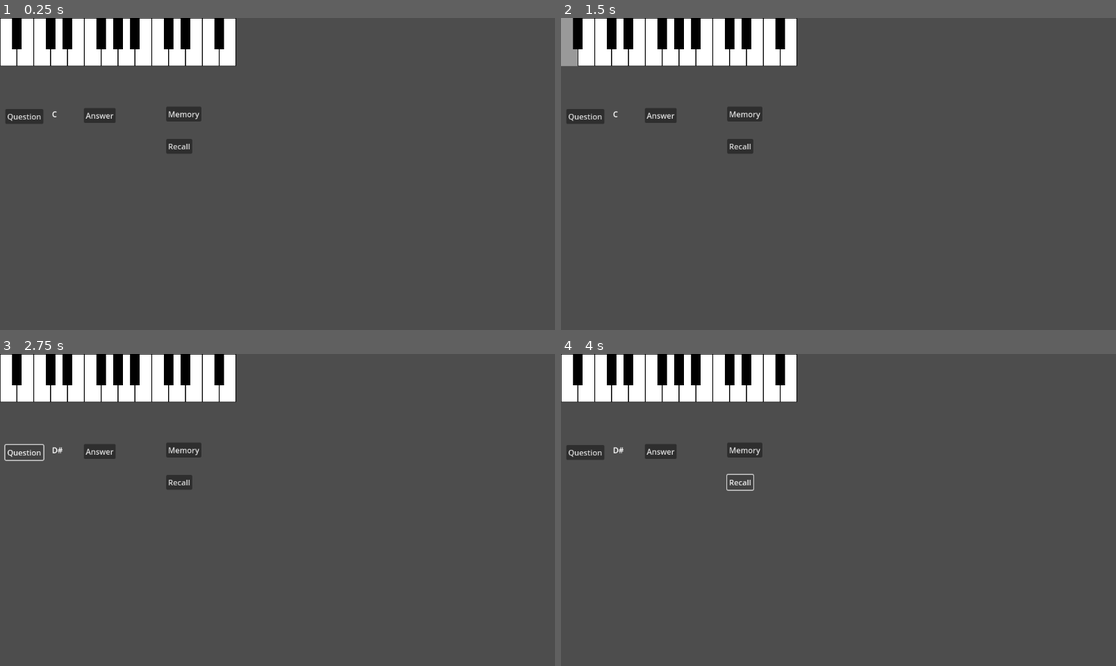
Above: before the commit, frames 1-4 (two rows, left to right).
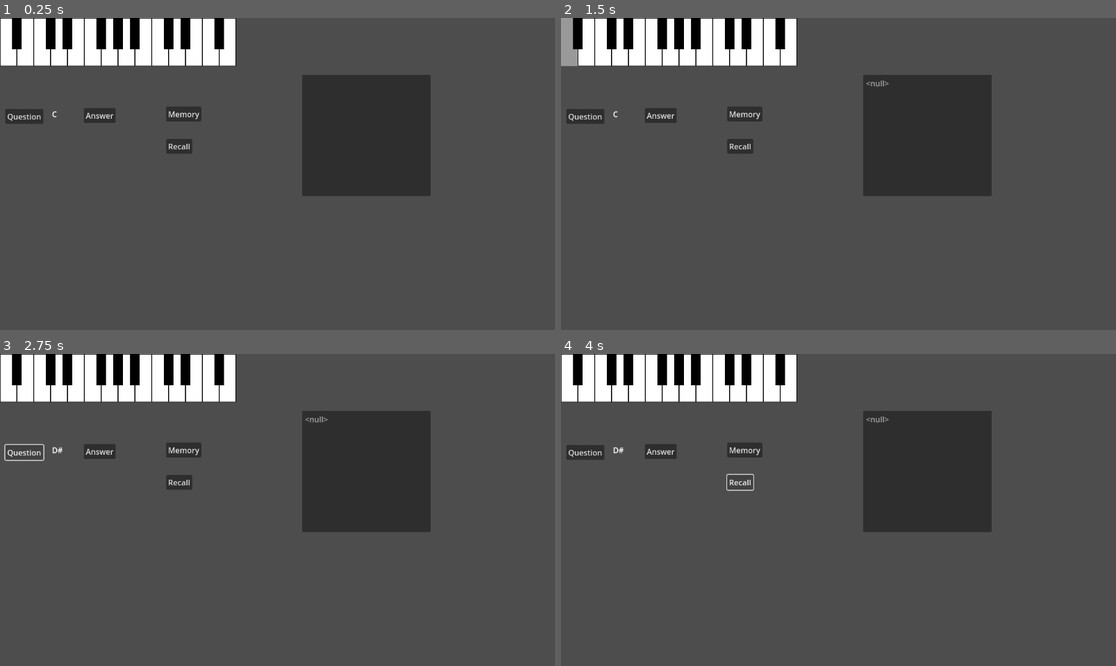
Above: after the commit, the same moments.

Repository: mjXmsdgh/godot_piano
Game: Godot game, scene res://scenes/chord_to_notes.tscn
Two runs of this game, one before a commit and one after it. Both use one fixed random seed, a clock stepped at 60 frames per second and the inputs below.
Inputs (mouse positions are in pixels of both pictures, inside the frame that each line leads up to):
- Up to frame 1 (0.25 s): no input
- Up to frame 2 (1.5 s): click "Memory" at 0.5 s; click (572, 42) at 1.27 s
- Up to frame 3 (2.75 s): click "Question" at 2 s
- Up to frame 4 (4 s): click "Answer" at 2.75 s; click "Recall" at 3.5 s

The runs differ from the first frame. In frame 1, 9.0% of the frame differs, in the area x 54-78%, y 18-58%; in frame 2, 9.0%; in frame 3, 9.0%; in frame 4, 9.0%.
Error after the commit: Invalid type in function 'add_item' in base 'ItemList'. Cannot convert argument 1 from Nil to String. (res://scripts/memory.gd:26)

Commit message:
add memory list

Diff:
--- a/godot_piano/scenes/chord_to_notes.tscn
+++ b/godot_piano/scenes/chord_to_notes.tscn
@@ -52,6 +52,12 @@
 offset_bottom = 282.0
 text = "Recall"
 
+[node name="ItemList" type="ItemList" parent="QuestionNode/Memory"]
+offset_left = 627.0
+offset_top = 118.0
+offset_right = 894.0
+offset_bottom = 370.0
+
 [connection signal="pressed" from="QuestionNode/Button" to="QuestionNode" method="_on_button_pressed"]
 [connection signal="pressed" from="QuestionNode/answer" to="QuestionNode" method="_on_answer_pressed"]
 [connection signal="pressed" from="QuestionNode/Memory/memory" to="QuestionNode/Memory" method="_on_memory_pressed"]
--- a/godot_piano/scripts/memory.gd
+++ b/godot_piano/scripts/memory.gd
@@ -16,7 +16,6 @@
 
 
 func _on_memory_pressed() -> void:
-	print("memory")
 
 	var test=get_node_or_null("../")
 
@@ -24,7 +23,8 @@
 
 	var temp_notes=test.current_chord_notes
 
-	print(temp_notes)
+	$ItemList.add_item(temp_chord)
+
 
 	memory_chord_notes.append([temp_chord,temp_notes])
 
